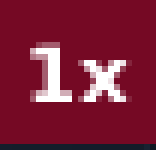
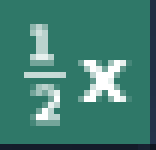
Before/after of a 156px x 150px layered artwork. What changed in the layer stack:
hid "load#2" over (30, 42, 132, 102)
added layer "scratch copy" above "scratch" over (24, 24, 132, 126)
showed "selected" over (0, 0, 156, 150)
